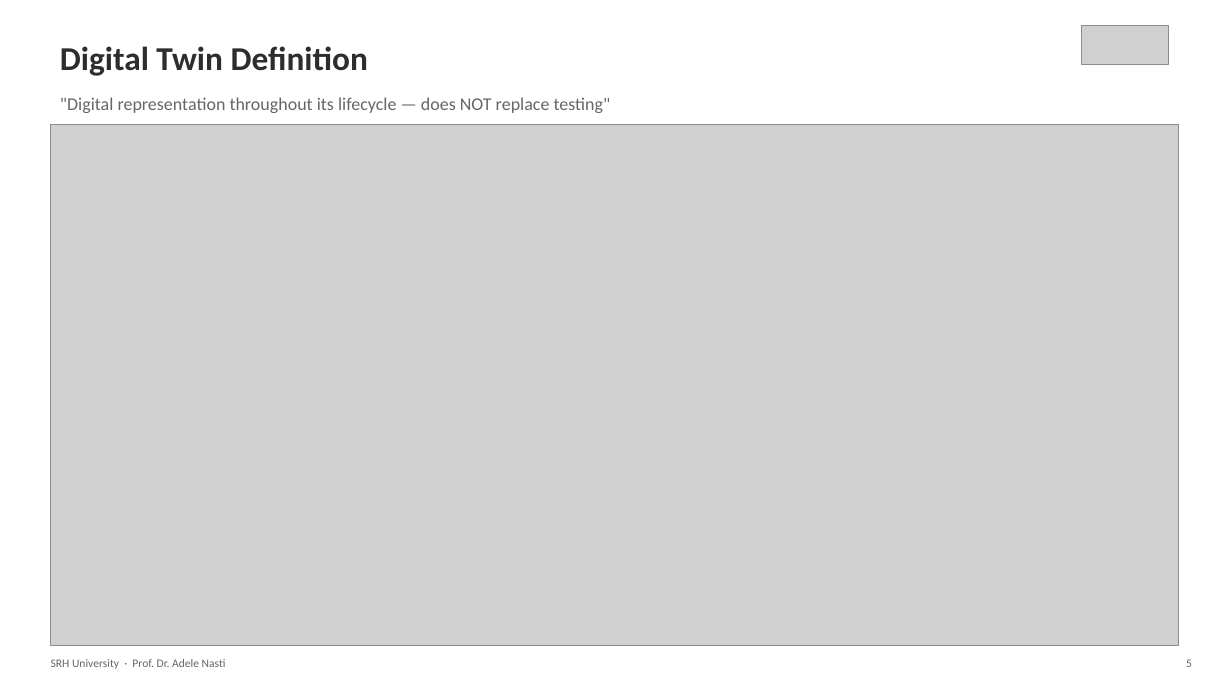
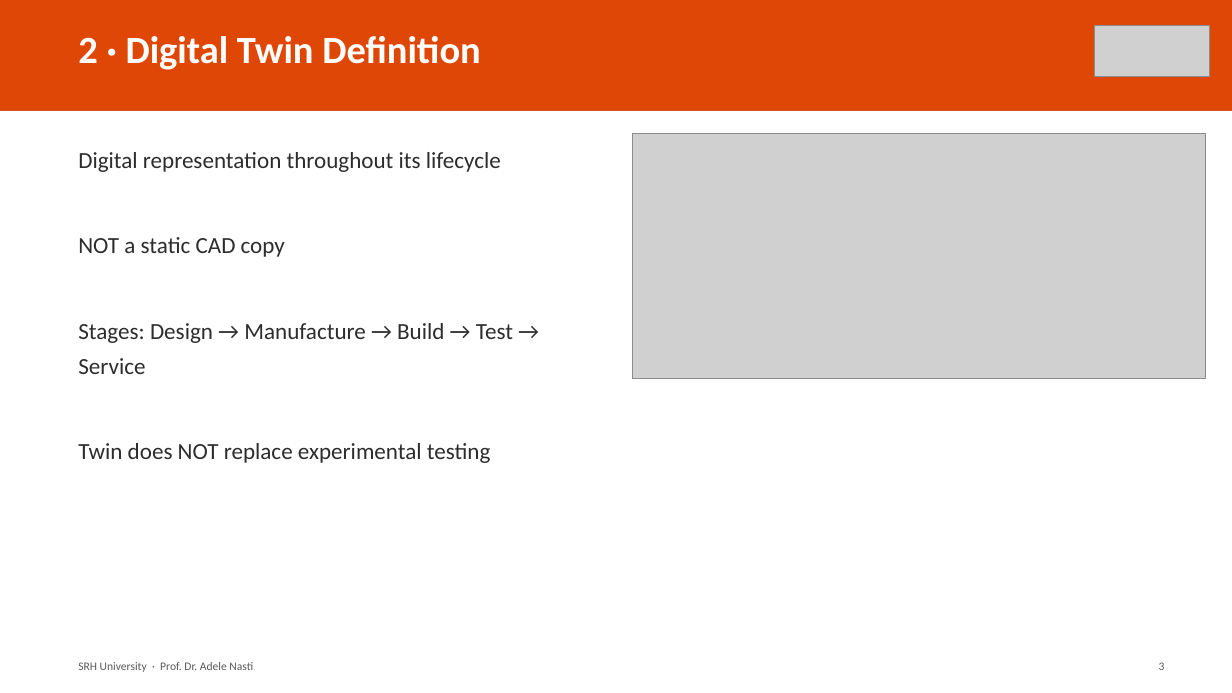
Before and after one commit to msv-codesync/digital-twin-twinblitz, a slide deck: slide 3 of public/project/Exam_Presentation_Antenna_RUL_SRH.pptx (slide 5 before the commit). Drawn at 1232x693 pixels with LibreOffice and Linux fonts; fonts in the diff are those of the drawing; grey boxes stand for pictures. Boxes give left, top, right and bottom in pixels: in the first picture for what was removed or moved away, otherwise in the second. Text is boxed around its words. In the diff, an @@ line names an element or a change of style, - is before the commit and + after.

```diff
--- a/public/project/Exam_Presentation_Antenna_RUL_SRH.pptx
+++ b/public/project/Exam_Presentation_Antenna_RUL_SRH.pptx
@@ rectangle added at [0, 0, 1232, 111], fill #DF4707 @@
@@ picture: place and size @@
-picture at [1081, 26, 1168, 65]
+picture at [1095, 26, 1210, 77]
@@ text at [78, 36, 481, 70]: text changed; size 26 to 30 pt; text colour #2D2D2D to #FFFFFF @@
-Digital Twin Definition
+2 · Digital Twin Definition
@@ rectangle: place and size @@
-rectangle at [0, 0, 1232, 693]
+rectangle at [0, 111, 1232, 693]
@@ text removed at [60, 97, 611, 113] @@
-"Digital representation throughout its lifecycle — does NOT replace testing"
@@ picture removed at [51, 125, 1178, 645] @@
@@ picture added at [633, 134, 1206, 379] @@
@@ text added at [78, 152, 513, 463], 18 pt, text #2D2D2D @@
+Digital representation throughout its lifecycle
+NOT a static CAD copy
+Stages: Design → Manufacture → Build → Test → Service
+Twin does NOT replace experimental testing
@@ text "SRH University · Prof. Dr. ...": place and size @@
-text "SRH University · Prof. Dr. ..." at [51, 659, 226, 669]
+text "SRH University · Prof. Dr. ..." at [78, 662, 253, 672]
@@ text "SRH University · Prof. Dr. ..." at [78, 662, 253, 672]: text colour #666666 to #5A5A5A @@
@@ text removed at [1186, 659, 1192, 667] @@
-5
@@ text added at [1159, 662, 1165, 670], 9 pt, text #5A5A5A @@
+3
```
Also in this commit, not shown: 9 other slides changed, 6 slides added, 13 slides removed, 22 other files.
